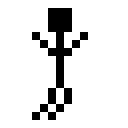
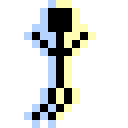
Layers edited between the first and the second 128px x 128px image:
renamed "Layer 13" to "Layer 17", painted on it over [24,0,96,128]
